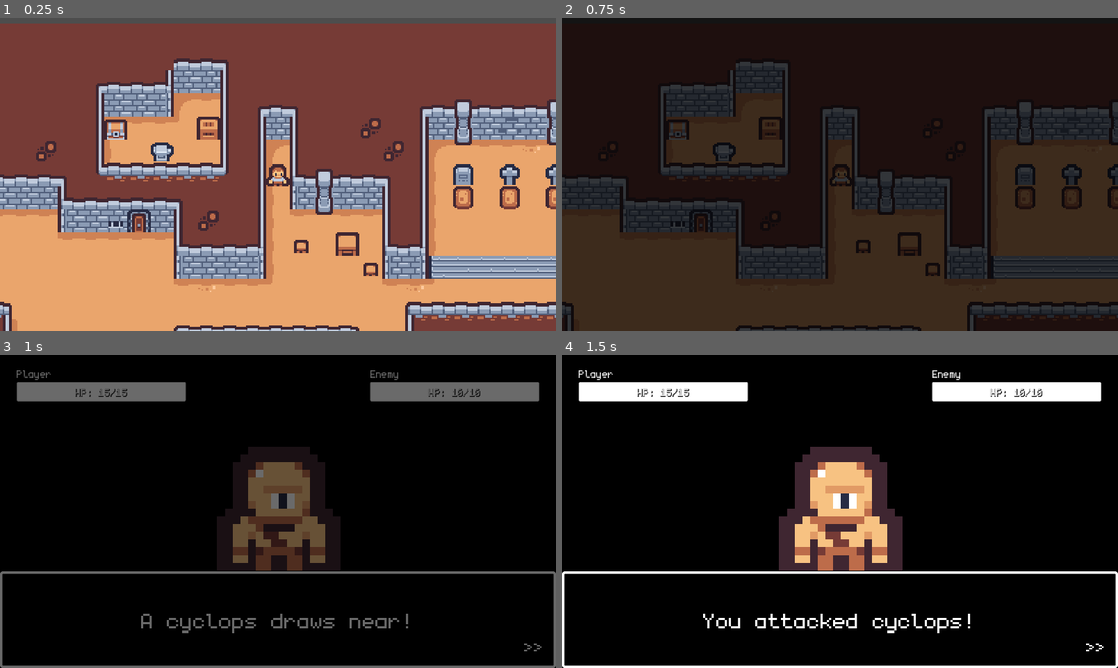
Above: before the commit, frames 1-4 (two rows, left to right).
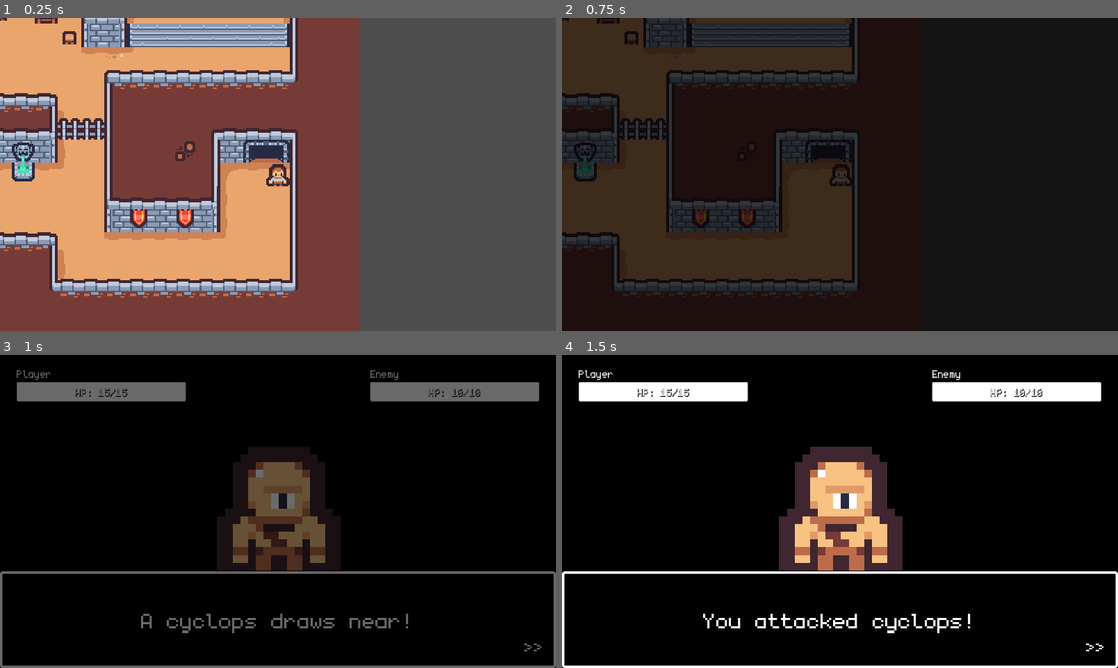
Above: after the commit, the same moments.

Repository: Teeohbee/TinyTown
Game: Godot game, scene res://dungeon.tscn
The game is run twice, just before and just after one commit, with the same random seed, the same clock (stepped at 60 frames per second) and the same inputs. This scene is started directly instead of the project's main scene.
Inputs:
- Up to frame 1 (0.25 s): no input
- Up to frame 2 (0.75 s): tap Enter (ui_accept) at 0.5, 0.6 s; hold Right (ui_right) from 0.53 s (still down)
- Up to frame 3 (1 s): keep holding Right (ui_right); tap Enter (ui_accept) at 0.77 s
- Up to frame 4 (1.5 s): tap Enter (ui_accept) at 1.07, 1.35 s; release Right (ui_right) at 1.28 s; hold Down (ui_down) from 1.28 s (still down)

The runs differ from the first frame. In frame 1, 85% of the frame differs, in the area x 0-100%, y 0-100%; in frame 2, 57%; in frame 3, nothing differs; in frame 4, nothing differs.

Commit message:
Player can move between dungeon and the world

Diff:
--- a/dungeon.tscn
+++ b/dungeon.tscn
@@ -1,8 +1,11 @@
-[gd_scene load_steps=11 format=3 uid="uid://cwevdknc1tvjs"]
+[gd_scene load_steps=12 format=3 uid="uid://cwevdknc1tvjs"]
 
 [ext_resource type="TileSet" uid="uid://bg4uure4klx0u" path="res://tileset.tres" id="1_cjbnr"]
 [ext_resource type="Script" path="res://player.gd" id="2_6ccnw"]
 [ext_resource type="Texture2D" uid="uid://vyj0k0g0aq23" path="res://dungeon_tilemap.png" id="3_a6bx1"]
+
+[sub_resource type="RectangleShape2D" id="RectangleShape2D_wv66r"]
+size = Vector2(32, 8)
 
 [sub_resource type="RectangleShape2D" id="RectangleShape2D_3s4gc"]
 size = Vector2(16, 15)
@@ -102,6 +105,7 @@
 [node name="Dungeon" type="Node2D"]
 
 [node name="TileMap" type="TileMap" parent="."]
+position = Vector2(-208, -160)
 tile_set = ExtResource("1_cjbnr")
 format = 2
 layer_0/name = "Ground"
@@ -109,6 +113,13 @@
 layer_1/name = "Walls"
 layer_1/z_index = 1
 layer_1/tile_data = PackedInt32Array(1179665, 196609, 1, 1114129, 262145, 0, 1179666, 65537, 0, 1114130, 131073, 2, 111 …(9941 unchanged characters)…
+
+[node name="DungeonExit" type="Area2D" parent="TileMap"]
+position = Vector2(-176, 240)
+
+[node name="CollisionShape2D" type="CollisionShape2D" parent="TileMap/DungeonExit"]
+position = Vector2(896, 196)
+shape = SubResource("RectangleShape2D_wv66r")
 
 [node name="Player" type="Area2D" parent="."]
 position = Vector2(520, 296)
@@ -134,3 +145,5 @@
 libraries = {
 "": SubResource("AnimationLibrary_fgia8")
 }
+
+[connection signal="area_entered" from="TileMap/DungeonExit" to="Player" method="_on_dungeon_exit_area_entered"]
--- a/player.gd
+++ b/player.gd
@@ -17,7 +17,10 @@
 
 # Called when the node enters the scene tree for the first time.
 func _ready():
-	position = PlayerState.last_position
+	if PlayerState.last_position.has(self.get_parent().name):
+		position = PlayerState.last_position[self.get_parent().name]
+	else:
+		position = PlayerState.reset_position
 	$Camera2D.reset_smoothing()
 
 
@@ -26,7 +29,7 @@
 	handle_movement()
 	if Input.is_action_just_pressed("ui_accept"):
 		SceneTransition.change_scene_to_file(BATTLE_SCENE_PATH)
-		PlayerState.last_position = position
+		PlayerState.last_position[self.get_parent().name] = position
 
 
 # Handles player movement
@@ -70,4 +73,9 @@
 
 func _on_dungeon_entrance_area_entered(_area):
 	SceneTransition.change_scene_to_file("res://dungeon.tscn")
-	PlayerState.last_position = position
+	PlayerState.last_position[self.get_parent().name] = Vector2(position.x, position.y + 12)
+
+
+func _on_dungeon_exit_area_entered(_area):
+	SceneTransition.change_scene_to_file("res://world.tscn")
+	PlayerState.last_position[self.get_parent().name] = Vector2(position.x, position.y + 12)
--- a/player_state.gd
+++ b/player_state.gd
@@ -1,6 +1,7 @@
 extends Node
 
-@export var last_position = Vector2(520, 296)
+@export var reset_position = Vector2(520, 296)
+@export var last_position = {}
 @export var enemy_name = "cyclops"
 @export var health = 15
 @export var max_health = 15
--- a/world.tscn
+++ b/world.tscn
@@ -5,7 +5,7 @@
 [ext_resource type="Script" path="res://player.gd" id="3_wvky5"]
 
 [sub_resource type="RectangleShape2D" id="RectangleShape2D_1ja7i"]
-size = Vector2(22, 5)
+size = Vector2(32, 8)
 
 [sub_resource type="RectangleShape2D" id="RectangleShape2D_jp44d"]
 size = Vector2(16, 15)
@@ -119,7 +119,7 @@
 [node name="DungeonEntrance" type="Area2D" parent="TileMap"]
 
 [node name="CollisionShape2D" type="CollisionShape2D" parent="TileMap/DungeonEntrance"]
-position = Vector2(896, 199.5)
+position = Vector2(896, 196)
 shape = SubResource("RectangleShape2D_1ja7i")
 
 [node name="Player" type="Area2D" parent="."]
@@ -148,4 +148,3 @@
 }
 
 [connection signal="area_entered" from="TileMap/DungeonEntrance" to="Player" method="_on_dungeon_entrance_area_entered"]
-[connection signal="body_entered" from="TileMap/DungeonEntrance" to="Player" method="_on_dungeon_entrance_body_entered"]
